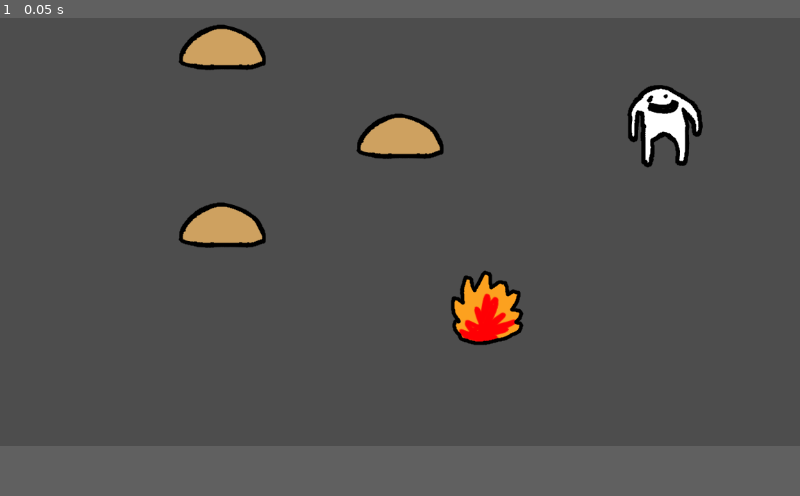
Above: before the commit, frame 1.
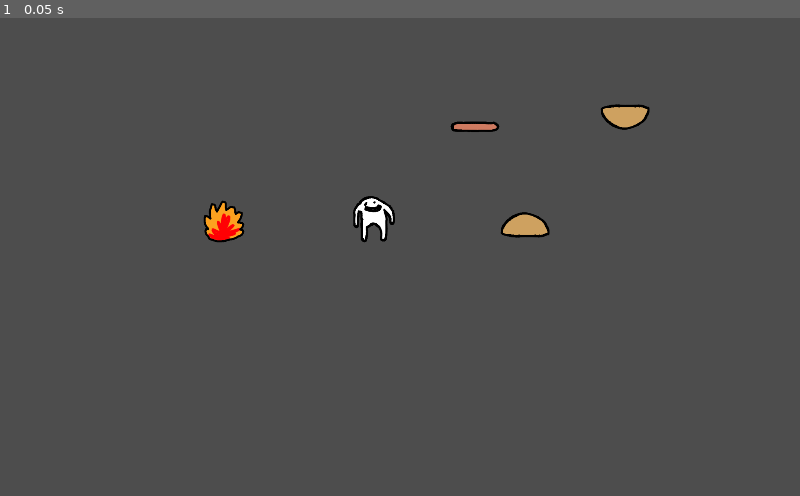
Above: after the commit, the same moment.

Repository: aPotatoNeedsHelp/ico_jam_game
Game: Godot game, scene res://scenes/main_scene.tscn
Two runs of this game, one before a commit and one after it. Both use one fixed random seed, a clock stepped at 60 frames per second and the inputs below.
Inputs:
- Up to frame 1 (0.05 s): no input
In our replay, the window is 800x450 before the commit and 800x500 after it. These sizes can differ from the game's own. Grey fills any space a smaller window leaves; there, only what the larger window draws over its background counts as a difference.

The runs differ from the first frame. In frame 1, 5.4% of the frame differs, in the area x 22-88%, y 1-69%.

Commit message:
burning machanic

Diff:
--- a/food.gd
+++ /dev/null
@@ -1 +0,0 @@
-extends GridBody2D
--- a/project.godot
+++ b/project.godot
@@ -21,6 +21,8 @@
 
 [display]
 
+window/size/viewport_width=2048
+window/size/viewport_height=1280
 window/stretch/mode="canvas_items"
 
 [rendering]
--- a/scenes/main_scene.tscn
+++ b/scenes/main_scene.tscn
@@ -7,15 +7,15 @@
 texture = ExtResource("1_4ckp6")
 texture_region_size = Vector2i(128, 128)
 0:0/0 = 0
-0:0/0/custom_data_0 = "food"
+0:0/0/custom_data_0 = "bread_bottom"
 1:0/0 = 0
-1:0/0/custom_data_0 = "food"
+1:0/0/custom_data_0 = "bread_top"
 2:0/0 = 0
 2:0/0/custom_data_0 = "fire"
 3:0/0 = 0
-3:0/0/custom_data_0 = "food"
+3:0/0/custom_data_0 = "meat_grilled"
 4:0/0 = 0
-4:0/0/custom_data_0 = "food"
+4:0/0/custom_data_0 = "meat_raw"
 5:0/0 = 0
 5:0/0/custom_data_0 = "hand"
 
@@ -23,6 +23,8 @@
 tile_size = Vector2i(128, 128)
 custom_data_layer_0/name = "scene_name"
 custom_data_layer_0/type = 4
+custom_data_layer_1/name = "refrence"
+custom_data_layer_1/type = 0
 sources/2 = SubResource("TileSetAtlasSource_qqdqi")
 tile_proxies/coords_level = [[0, Vector2i(0, 0)], [2, Vector2i(0, 0)], [0, Vector2i(1, 0)], [2, Vector2i(1, 0)], [0, Vector2i(2, 0)], [2, Vector2i(2, 0)], [0, Vector2i(3, 0)], [2, Vector2i(3, 0)], [0, Vector2i(4, 0)], [2, Vector2i(4, 0)], [1, Vector2i(0, 0)], [2, Vector2i(5, 0)]]
 
@@ -31,5 +33,5 @@
 [node name="TileMap" type="TileMap" parent="."]
 tile_set = SubResource("TileSet_6b1t4")
 format = 2
-layer_0/tile_data = PackedInt32Array(131074, 2, 0, 2, 65538, 0, 65543, 327682, 0, 65540, 262146, 0, 196613, 131074, 0)
+layer_0/tile_data = PackedInt32Array(262151, 327682, 0, 262154, 65538, 0, 262148, 131074, 0, 131081, 262146, 0, 131084, 2, 0)
 script = ExtResource("4_74f5m")
--- /dev/null
+++ b/scenes/puzzle/bread_bottom.tscn
@@ -0,0 +1,11 @@
+[gd_scene load_steps=3 format=3 uid="uid://cbkgvc61qo0fm"]
+
+[ext_resource type="Script" path="res://scripts/food.gd" id="1_6433t"]
+[ext_resource type="Texture2D" uid="uid://ccawww4ltp2mf" path="res://assats/Bread_bottom.png" id="2_dg8pc"]
+
+[node name="food" type="CharacterBody2D" node_paths=PackedStringArray("sprite")]
+script = ExtResource("1_6433t")
+sprite = NodePath("BreadTop")
+
+[node name="BreadTop" type="Sprite2D" parent="."]
+texture = ExtResource("2_dg8pc")
--- /dev/null
+++ b/scenes/puzzle/bread_top.tscn
@@ -0,0 +1,11 @@
+[gd_scene load_steps=3 format=3 uid="uid://bhudf7y3a6erv"]
+
+[ext_resource type="Script" path="res://scripts/food.gd" id="1_v4dj0"]
+[ext_resource type="Texture2D" uid="uid://c2p6j8axgwb5i" path="res://assats/Bread_top.png" id="2_qoih0"]
+
+[node name="food" type="CharacterBody2D" node_paths=PackedStringArray("sprite")]
+script = ExtResource("1_v4dj0")
+sprite = NodePath("BreadTop")
+
+[node name="BreadTop" type="Sprite2D" parent="."]
+texture = ExtResource("2_qoih0")
--- a/scenes/puzzle/fire.tscn
+++ b/scenes/puzzle/fire.tscn
@@ -15,3 +15,5 @@
 [node name="Fire" type="Sprite2D" parent="."]
 position = Vector2(0, 6)
 texture = ExtResource("2_f8jqn")
+
+[connection signal="body_entered" from="." to="." method="_on_body_entered"]
--- a/scenes/puzzle/food.tscn
+++ /dev/null
@@ -1,11 +0,0 @@
-[gd_scene load_steps=3 format=3 uid="uid://bhudf7y3a6erv"]
-
-[ext_resource type="Script" path="res://food.gd" id="1_gvc17"]
-[ext_resource type="Texture2D" uid="uid://c2p6j8axgwb5i" path="res://assats/Bread_top.png" id="2_up642"]
-
-[node name="food" type="CharacterBody2D" groups=["Push"]]
-script = ExtResource("1_gvc17")
-is_pull = null
-
-[node name="BreadTop" type="Sprite2D" parent="."]
-texture = ExtResource("2_up642")
--- a/scenes/puzzle/hand.tscn
+++ b/scenes/puzzle/hand.tscn
@@ -3,8 +3,9 @@
 [ext_resource type="Script" path="res://scripts/player.gd" id="1_wph3m"]
 [ext_resource type="Texture2D" uid="uid://cxtsk3b78ss8x" path="res://assats/player.png" id="2_vw36s"]
 
-[node name="hand" type="CharacterBody2D"]
+[node name="hand" type="CharacterBody2D" node_paths=PackedStringArray("sprite")]
 script = ExtResource("1_wph3m")
+sprite = NodePath("Player")
 
 [node name="Player" type="Sprite2D" parent="."]
 texture = ExtResource("2_vw36s")
--- /dev/null
+++ b/scenes/puzzle/meat_grilled.tscn
@@ -0,0 +1,10 @@
+[gd_scene load_steps=3 format=3 uid="uid://cm05cphx4hs2c"]
+
+[ext_resource type="Script" path="res://scripts/food.gd" id="1_cs5vc"]
+[ext_resource type="Texture2D" uid="uid://b8dxq1e0aj5bs" path="res://assats/Meat_cooced.png" id="2_e57xy"]
+
+[node name="food" type="CharacterBody2D"]
+script = ExtResource("1_cs5vc")
+
+[node name="BreadTop" type="Sprite2D" parent="."]
+texture = ExtResource("2_e57xy")
--- /dev/null
+++ b/scenes/puzzle/meat_raw.tscn
@@ -0,0 +1,12 @@
+[gd_scene load_steps=4 format=3 uid="uid://do3ytqtpbqkej"]
+
+[ext_resource type="Script" path="res://scripts/food.gd" id="1_pysyx"]
+[ext_resource type="PackedScene" uid="uid://cm05cphx4hs2c" path="res://scenes/puzzle/meat_grilled.tscn" id="2_2ilo0"]
+[ext_resource type="Texture2D" uid="uid://v56im8nkasip" path="res://assats/Meat_raw.png" id="2_lqsdu"]
+
+[node name="food" type="CharacterBody2D"]
+script = ExtResource("1_pysyx")
+burned_food_preload = ExtResource("2_2ilo0")
+
+[node name="BreadTop" type="Sprite2D" parent="."]
+texture = ExtResource("2_lqsdu")
--- a/scripts/GridBody2D.gd
+++ b/scripts/GridBody2D.gd
@@ -3,6 +3,7 @@
 
 var grid_pos: Vector2i
 @export var tile_size: int = 128
+@export var sprite: Node
 #@onready var animated_sprite_2d: AnimatedSprite2D = $AnimatedSprite2D
 var ray_front
 var ray_back
@@ -52,4 +53,6 @@
 			return false
 
 	position += directions[dir] * tile_size
+	if sprite:
+		animate(sprite, dir)
 	return true
--- a/scripts/fire.gd
+++ b/scripts/fire.gd
@@ -8,5 +8,8 @@
 	#grid_pos = position /tile_size
 	position -= Vector2.ONE * tile_size/2
 
-func _process(delta: float) -> void:
-	pass
+
+func _on_body_entered(body: Node2D) -> void:
+	if body.has_method("burn"):
+		body.burn()
+	pass # Replace with function body.
--- /dev/null
+++ b/scripts/food.gd
@@ -0,0 +1,14 @@
+extends GridBody2D
+class_name Food
+
+func _init() -> void:
+	add_to_group("Push", true)
+
+
+@export var burned_food_preload: PackedScene
+func burn():
+	if !burned_food_preload: return
+	var burned_food = burned_food_preload.instantiate()
+	burned_food.global_position = global_position
+	get_parent().add_child(burned_food)
+	queue_free()
--- a/scripts/player.gd
+++ b/scripts/player.gd
@@ -5,4 +5,3 @@
 		if event.is_action_pressed(str("ui_", dir)):
 			move(dir)
 			$Player.rotation = get_rotation_to(dir)
-			animate($Player, dir)
Not shown, added: scripts/this is a mess.txt
Not shown, removed: this is a mess.txt
